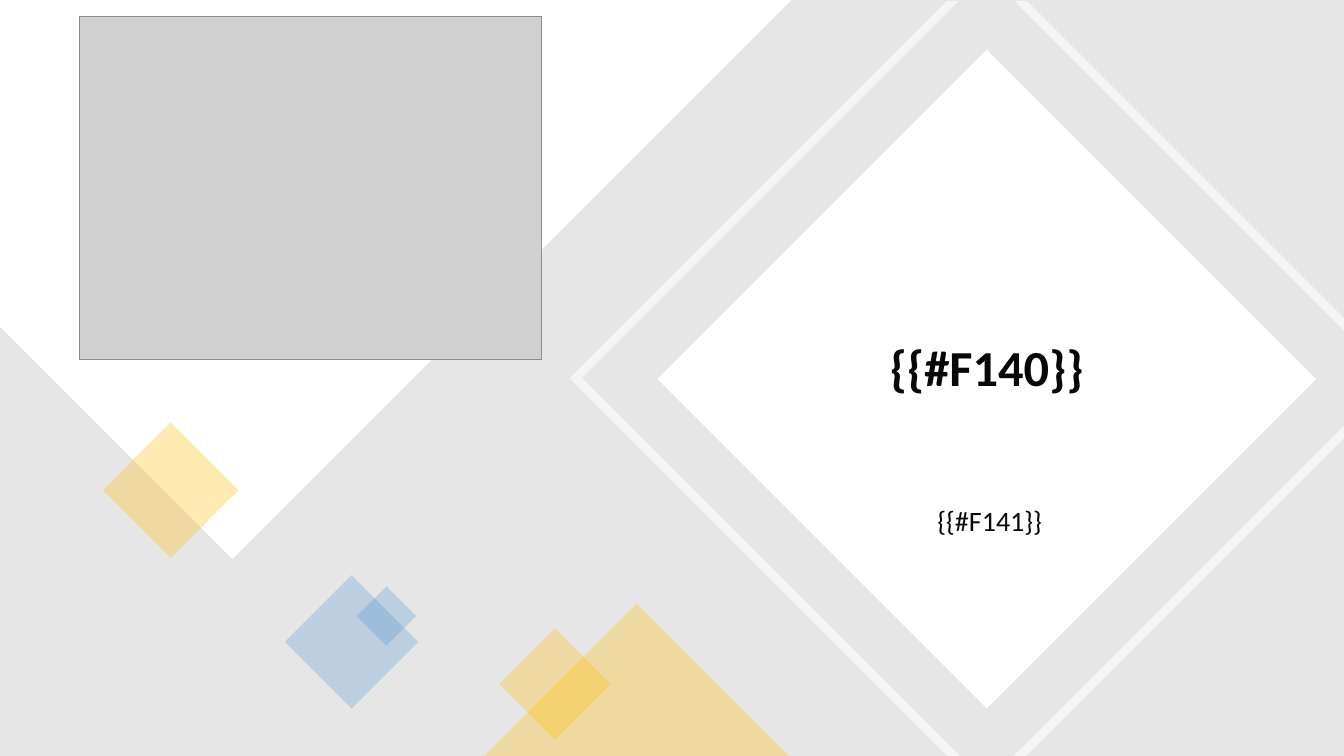
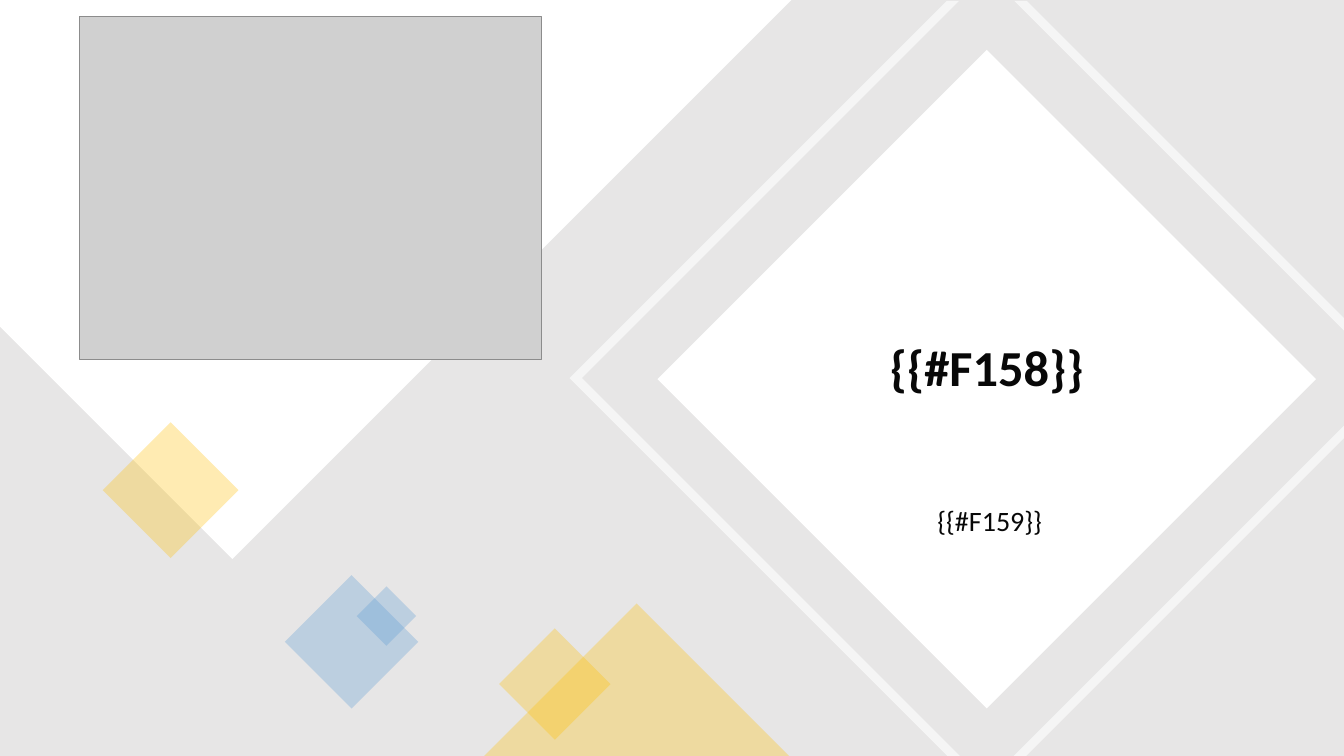
Before and after one commit to JohanCh01/flujo-cosecha, a slide deck: slide 7 of lib/plantilla_reporte.pptx. Drawn at 1344x756 pixels with LibreOffice and Linux fonts; fonts in the diff are those of the drawing; grey boxes stand for pictures. Boxes give left, top, right and bottom in pixels: in the first picture for what was removed or moved away, otherwise in the second. Text is boxed around its words. In the diff, an @@ line names an element or a change of style, - is before the commit and + after.

```diff
--- a/lib/plantilla_reporte.pptx
+++ b/lib/plantilla_reporte.pptx
@@ title at [890,349,1084,394]: text changed @@
-{{#F140}}
+{{#F158}}
@@ subtitle at [937,510,1042,535]: text changed @@
-{{#F141}}
+{{#F159}}
```
Also in this commit, not shown: 8 other slides changed, 5 other files.
